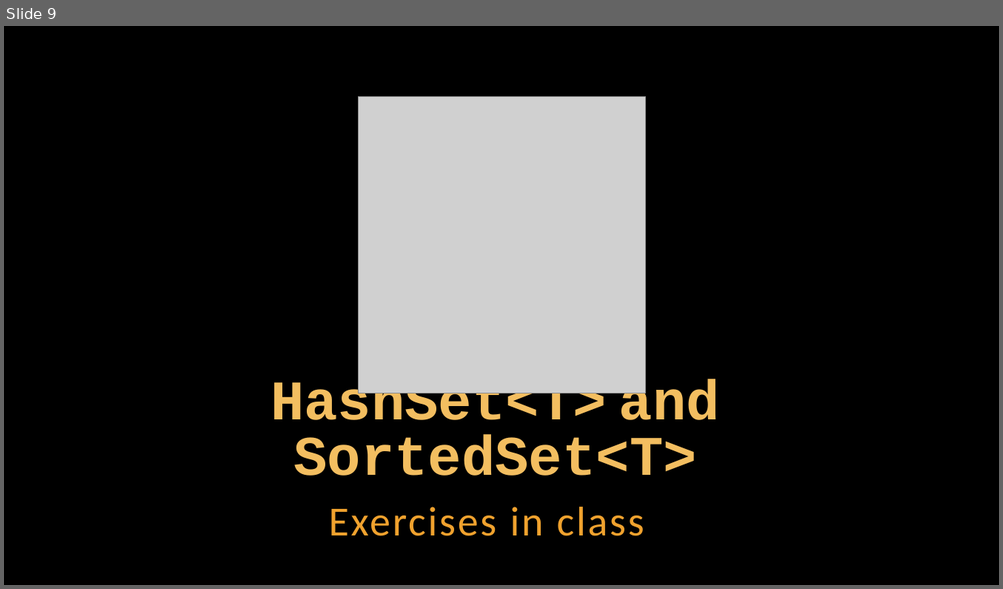
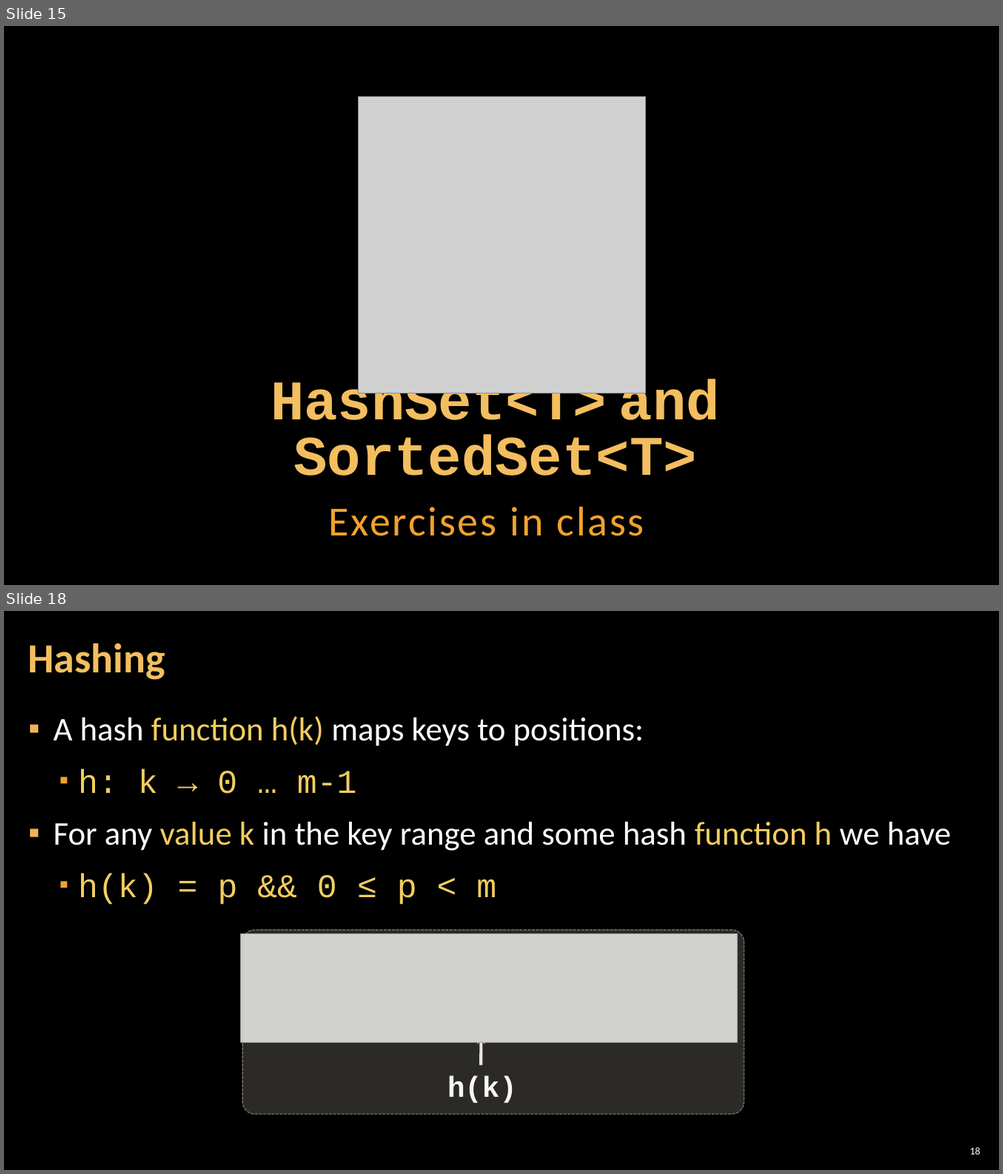
Before and after one commit to GoldenR1618/SoftUni-Exercises-and-Exams, a slide deck: 05.C#_Advanced/02.SETS_AND_DICTIONARIES/02. CSharp-Advanced-Sets-And-Dictionaries.pptx. Shown one above the other, each under a label of ours: slide 9 before the commit, slides 15 and 18 after it; the slides between them are not shown. The pictures are 1003x589 and 1003x1174 pixels, drawn with LibreOffice and Linux fonts; fonts in the diff are those of the drawing; grey boxes stand for pictures; background and template pictures are left out. Boxes give left, top, right and bottom in pixels: in the first picture for what was removed or moved away, otherwise in the second. Text is boxed around its words. In the diff, an @@ line names an element or a change of style, - is before the commit and + after.

```diff
--- a/05.C#_Advanced/02.SETS_AND_DICTIONARIES/02. CSharp-Advanced-Sets-And-Dictionaries.pptx
+++ b/05.C#_Advanced/02.SETS_AND_DICTIONARIES/02. CSharp-Advanced-Sets-And-Dictionaries.pptx
@@ slide 18 added at <box>4,611,999,1170</box>, background picture (left out) @@
@@ title added at <box>28,643,166,680</box>, 40 pt, text #F3BE60, bold @@
+Hashing
@@ text added at <box>54,716,950,905</box>, 32 pt, text #FFFFFF @@
+▪ A hash function h(k) maps keys to positions:
+  ▪ h: k → 0 … m-1
+▪ For any value k in the key range and some hash function h we have
+  ▪ h(k) = p && 0 ≤ p < m
@@ group added at <box>240,931,744,1115</box>: 1 text, 1 arrow, 1 picture, 1 rounded rectangle @@
+h(k)
@@ page number added at <box>970,1147,980,1155</box>, 10 pt, text #FFFFFF @@
+18
@@ what was slide 9 is now slide 15 @@
```
Also in this commit, not shown: 6 slides changed, 19 other slides added, 1 other file.
